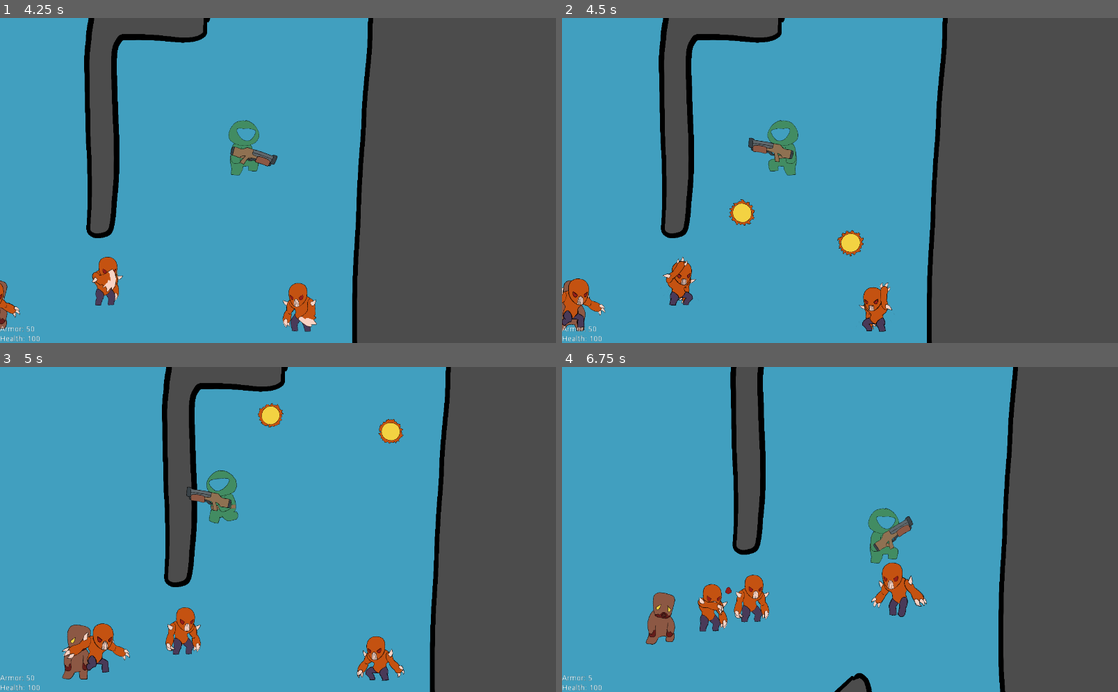
Above: before the commit, frames 1-4 (two rows, left to right).
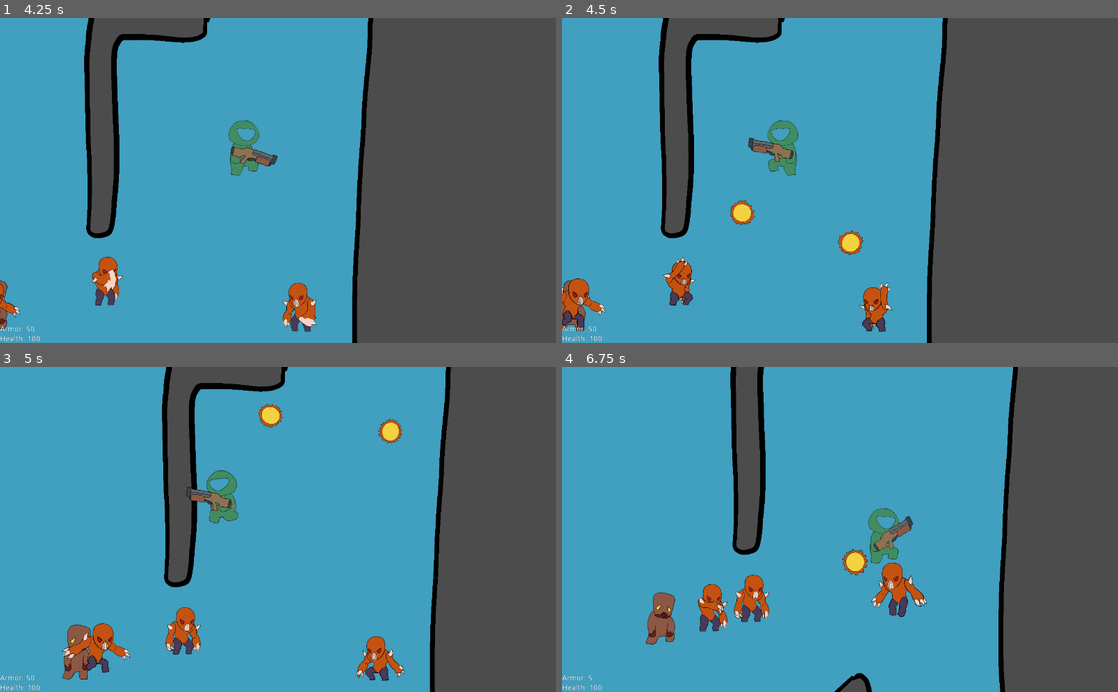
Above: after the commit, the same moments.

Repository: kodumen/de_2d
Game: Godot game, scene res://TestScene/TestScene.tscn
Same seed, same stepped clock (60 frames per second), same inputs: the game is played once before the commit and once after it.
Inputs (mouse positions are in pixels of both pictures, inside the frame that each line leads up to):
- Up to frame 1 (4.25 s): move the mouse to (400, 164) at 0.52 s; hold D (player_move_right) 0.53-1.28 s; click (400, 164) at 0.6 s; move the mouse to (166, 196) at 1.27 s; hold S (player_move_down) 1.28-2.03 s; click (166, 196) at 1.35 s; move the mouse to (333, 109) at 2.02 s; hold D (player_move_right) 2.03-2.78 s; click (333, 109) at 2.1 s; move the mouse to (250, 245) at 2.77 s; hold W (player_move_up) 2.78-3.53 s; click (250, 245) at 2.85 s; move the mouse to (444, 229) at 3.52 s; hold A (player_move_left) from 3.53 s (still down); click (444, 229) at 3.6 s
- Up to frame 2 (4.5 s): keep holding A (player_move_left); move the mouse to (673, 131) at 4.27 s; click (673, 131) at 4.35 s
- Up to frame 3 (5 s): keep holding A (player_move_left)
- Up to frame 4 (6.75 s): move the mouse to (867, 529) at 5.02 s; release A (player_move_left) at 5.03 s; hold S (player_move_down) 5.03-5.78 s; click (867, 529) at 5.1 s; move the mouse to (756, 448) at 5.77 s; hold D (player_move_right) 5.78-6.53 s; click (756, 448) at 5.85 s; move the mouse to (962, 513) at 6.52 s; hold W (player_move_up) from 6.53 s (still down); click (962, 513) at 6.6 s

Frame 1 is identical in both runs. In frame 2, 0.2% of the frame differs, in the area x 30-55%, y 55-74%; in frame 3, 0.2%; in frame 4, 0.3%, in the area x 29-55%, y 55-70%.

Commit message:
Stop fireball from hitting enemy hitbox
No in-fighting mechanic for now because it ruins the illusion of a smart
AI.

Diff:
--- a/common/Fireball/Fireball.tscn
+++ b/common/Fireball/Fireball.tscn
@@ -13,21 +13,20 @@
 "speed": 8.0
 } ]
 
-[sub_resource type="CircleShape2D" id=1]
+[sub_resource type="CircleShape2D" id=2]
 radius = 29.2456
 
 [node name="Fireball" type="Area2D"]
 collision_layer = 524288
-collision_mask = 393217
+collision_mask = 131073
 script = ExtResource( 4 )
 
 [node name="AnimatedSprite" type="AnimatedSprite" parent="."]
-frames = SubResource( 2 )
-frame = 2
+frames = SubResource( 1 )
 playing = true
 
 [node name="CollisionShape2D" type="CollisionShape2D" parent="."]
-shape = SubResource( 1 )
+shape = SubResource( 2 )
 
 [connection signal="area_entered" from="." to="." method="_on_Fireball_area_entered"]
 [connection signal="body_entered" from="." to="." method="_on_Fireball_body_entered"]
--- a/common/HitBox.tscn
+++ b/common/HitBox.tscn
@@ -5,6 +5,6 @@
 
 [node name="HitBox" type="Area2D"]
 collision_layer = 262144
-collision_mask = 524288
+collision_mask = 0
 script = ExtResource( 1 )
 hit_effect = ExtResource( 2 )
Not shown: 1 places in common/Fireball/Fireball.tscn that only renumber resources
